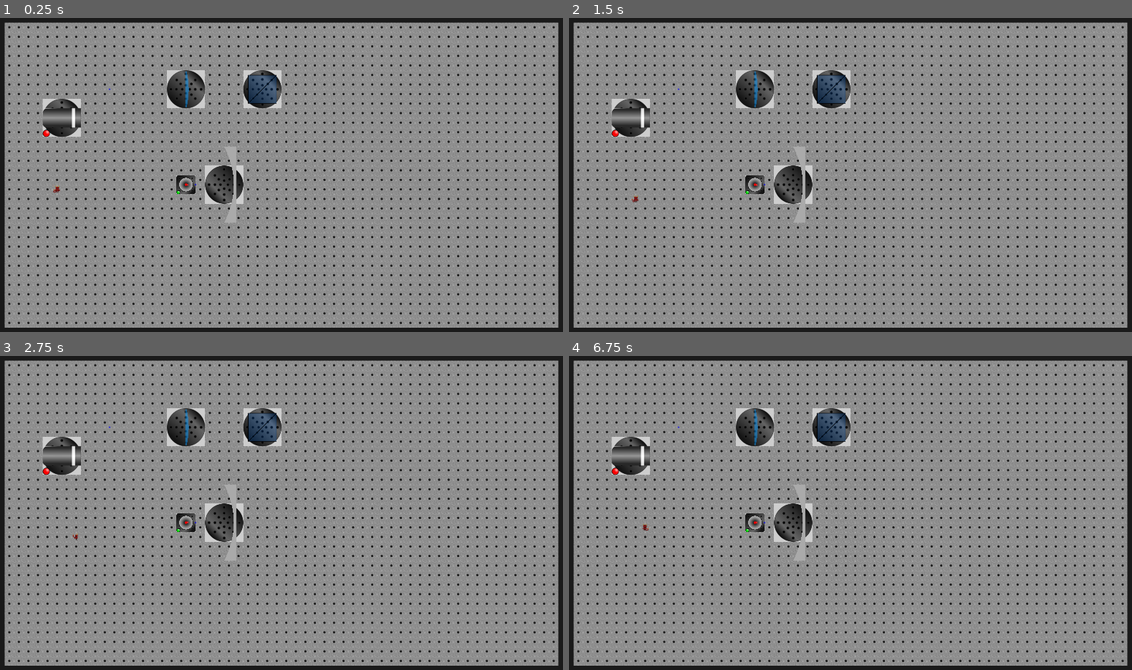
Above: before the commit, frames 1-4 (two rows, left to right).
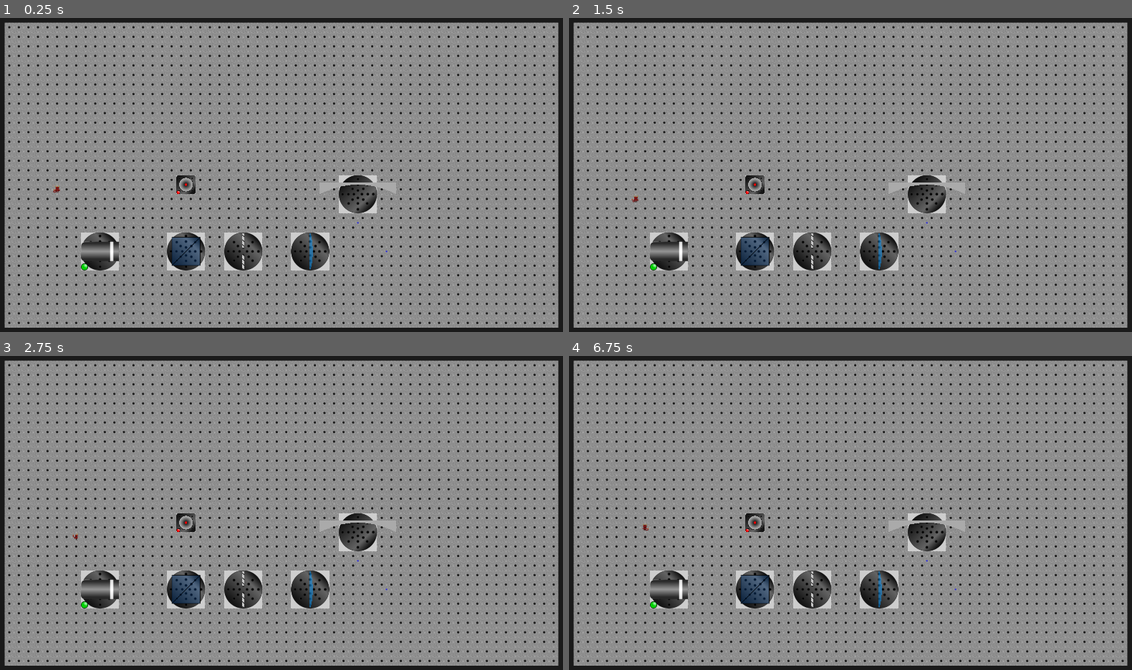
Above: after the commit, the same moments.

Repository: mbapplegate/maxwellDemon
Game: Godot game, scene res://worlds/test_world.tscn
Same seed, same stepped clock (60 frames per second), same inputs: the game is played once before the commit and once after it. The project has no main scene, so this scene is started directly.
Inputs:
- Up to frame 1 (0.25 s): no input
- Up to frame 2 (1.5 s): tap Enter at 0.5 s; hold Right (right) 0.53-1.28 s; hold Shift (pull) 0.53-1.28 s; tap Space (toggleEnergize) at 1.25 s; hold Down (down) from 1.28 s (still down); tap Q (rotateCCW) at 1.35 s
- Up to frame 3 (2.75 s): tap Enter at 2 s; release Down (down) at 2.03 s; hold Right (right) from 2.03 s (still down); hold E (rotateCW) from 2.03 s (still down)
- Up to frame 4 (6.75 s): tap Space (toggleEnergize) at 2.75, 2.85, 4.25, 5.85 s; release Right (right) at 2.78 s; release E (rotateCW) at 2.78 s; hold Up (up) 2.78-3.53 s; tap Enter at 3.5 s; hold Shift (pull) 3.53-4.28 s; hold Left (left) 3.53-5.03 s; tap Q (rotateCCW) at 4.35 s; hold Down (down) 5.03-5.78 s; hold E (rotateCW) 5.03-5.78 s; hold Right (right) 5.78-6.53 s; hold Up (up) from 6.53 s (still down); hold Shift (pull) from 6.53 s (still down)

The runs differ from the first frame. In frame 1, 7.1% of the frame differs, in the area x 7-71%, y 16-81%; in frame 2, 7.1%; in frame 3, 7.1%; in frame 4, 7.1%.

Commit message:
Added Iris. Discovered problem with light beam length

Diff:
--- /dev/null
+++ b/scenes/Iris/Iris.gd
@@ -0,0 +1,29 @@
+extends pushableObject
+
+@export var total_height = 256
+@export var aperture_width = 24
+@export var thickness = 8
+
+@onready var topShape = $Stage/TopPart/TopPartShape
+@onready var topTex = $Stage/TopPart/TopPartSprite
+@onready var botShape = $Stage/BotPart/BotPartShape
+@onready var botTex = $Stage/BotPart/BotPartSprite
+
+func _ready():
+	isEnergizeable = false
+	var shapeHt = (total_height - aperture_width) / 2.0
+	var shapeOffset = (shapeHt + aperture_width) / 2.0
+
+	topShape.position = Vector2(0,shapeOffset)
+	topShape.shape.size = Vector2(thickness,shapeHt)
+
+	botShape.position = Vector2(0,-shapeOffset)
+	botShape.shape.size = Vector2(thickness,shapeHt)
+	topTex.position = topShape.position
+	topTex.region_rect = Rect2(topShape.position,topShape.shape.size)
+
+	botTex.position = botShape.position
+	botTex.region_rect = Rect2(botShape.position,botShape.shape.size)
+
+func _ray_hit(photonObj:Object, _collPoint:Vector2, _collNormal:Vector2, _collider:Object):
+	photonObj.rayDying = true
--- /dev/null
+++ b/scenes/Iris/iris.tscn
@@ -0,0 +1,44 @@
+[gd_scene load_steps=6 format=3 uid="uid://b18q2fk6kxyef"]
+
+[ext_resource type="PackedScene" uid="uid://beic3gevjusuj" path="res://scenes/PushableObject/pushable_object.tscn" id="1_tnojq"]
+[ext_resource type="Script" path="res://scenes/Iris/Iris.gd" id="2_rb1hw"]
+[ext_resource type="Texture2D" uid="uid://dd2o1bvfafs6f" path="res://scenes/Iris/IrisTile_16x16.png" id="3_ws33i"]
+
+[sub_resource type="RectangleShape2D" id="RectangleShape2D_1cfuo"]
+size = Vector2(16, 48)
+
+[sub_resource type="RectangleShape2D" id="RectangleShape2D_2vg45"]
+size = Vector2(16, 48)
+
+[node name="Iris" instance=ExtResource("1_tnojq")]
+position = Vector2(114, 86)
+script = ExtResource("2_rb1hw")
+total_height = 256
+aperture_width = 24
+thickness = 8
+
+[node name="TopPart" type="StaticBody2D" parent="Stage" index="0"]
+
+[node name="TopPartShape" type="CollisionShape2D" parent="Stage/TopPart" index="0"]
+position = Vector2(0, 36)
+shape = SubResource("RectangleShape2D_1cfuo")
+
+[node name="TopPartSprite" type="Sprite2D" parent="Stage/TopPart" index="1"]
+texture_repeat = 2
+position = Vector2(0, -36)
+texture = ExtResource("3_ws33i")
+region_enabled = true
+region_rect = Rect2(0, 0, 16, 48)
+
+[node name="BotPart" type="StaticBody2D" parent="Stage" index="1"]
+
+[node name="BotPartShape" type="CollisionShape2D" parent="Stage/BotPart" index="0"]
+position = Vector2(0, -36)
+shape = SubResource("RectangleShape2D_2vg45")
+
+[node name="BotPartSprite" type="Sprite2D" parent="Stage/BotPart" index="1"]
+texture_repeat = 2
+position = Vector2(0, 36)
+texture = ExtResource("3_ws33i")
+region_enabled = true
+region_rect = Rect2(0, 0, 16, 48)
--- /dev/null
+++ b/scenes/Iris/irisTexture.svg
@@ -0,0 +1,72 @@
+<?xml version="1.0" encoding="UTF-8" standalone="no"?>
+<!-- Created with Inkscape (http://www.inkscape.org/) -->
+
+<svg
+   xmlns:dc="http://purl.org/dc/elements/1.1/"
+   xmlns:cc="http://creativecommons.org/ns#"
+   xmlns:rdf="http://www.w3.org/1999/02/22-rdf-syntax-ns#"
+   xmlns:svg="http://www.w3.org/2000/svg"
+   xmlns="http://www.w3.org/2000/svg"
+   xmlns:sodipodi="http://sodipodi.sourceforge.net/DTD/sodipodi-0.dtd"
+   xmlns:inkscape="http://www.inkscape.org/namespaces/inkscape"
+   width="210mm"
+   height="297mm"
+   viewBox="0 0 210 297"
+   version="1.1"
+   id="svg8"
+   inkscape:export-filename="C:\Users\Matthew\Documents\Godot\maxwellGithub\maxwellDemon\scenes\Iris\IrisTile_16x16.png"
+   inkscape:export-xdpi="96.18"
+   inkscape:export-ydpi="96.18"
+   inkscape:version="0.92.5 (2060ec1f9f, 2020-04-08)"
+   sodipodi:docname="irisTexture.svg">
+  <defs
+     id="defs2" />
+  <sodipodi:namedview
+     id="base"
+     pagecolor="#ffffff"
+     bordercolor="#666666"
+     borderopacity="1.0"
+     inkscape:pageopacity="0.0"
+     inkscape:pageshadow="2"
+     inkscape:zoom="44.8"
+     inkscape:cx="183.06816"
+     inkscape:cy="829.5521"
+     inkscape:document-units="mm"
+     inkscape:current-layer="layer1"
+     showgrid="false"
+     inkscape:window-width="3840"
+     inkscape:window-height="2066"
+     inkscape:window-x="-11"
+     inkscape:window-y="-11"
+     inkscape:window-maximized="1" />
+  <metadata
+     id="metadata5">
+    <rdf:RDF>
+      <cc:Work
+         rdf:about="">
+        <dc:format>image/svg+xml</dc:format>
+        <dc:type
+           rdf:resource="http://purl.org/dc/dcmitype/StillImage" />
+        <dc:title></dc:title>
+      </cc:Work>
+    </rdf:RDF>
+  </metadata>
+  <g
+     inkscape:label="Layer 1"
+     inkscape:groupmode="layer"
+     id="layer1">
+    <rect
+       style="fill:#c8c8c8;fill-opacity:1;stroke:none;stroke-width:0.13229166;stroke-linecap:butt;stroke-linejoin:bevel;stroke-miterlimit:4;stroke-dasharray:none;stroke-dashoffset:0;stroke-opacity:1"
+       id="rect815"
+       width="4.2333331"
+       height="4.2333331"
+       x="42.495853"
+       y="73.429039" />
+    <path
+       style="fill:none;stroke:#000000;stroke-width:0.5291667;stroke-linecap:round;stroke-linejoin:miter;stroke-miterlimit:4;stroke-dasharray:none;stroke-opacity:1"
+       d="m 42.767523,73.694804 3.684087,3.695893"
+       id="path817"
+       inkscape:connector-curvature="0"
+       sodipodi:nodetypes="cc" />
+  </g>
+</svg>
--- a/scenes/LightPacket/light_packet.gd
+++ b/scenes/LightPacket/light_packet.gd
@@ -6,7 +6,7 @@
 #@onready var circ2 = $DEBUG2
 
 const SPEED = 450
-const LEN = 125
+const LEN = 75
 const RAY_ENERGY_CUTOFF = .1
 
 @export var propDir:Vector2 = Vector2(1,0)
--- a/worlds/test_world.tscn
+++ b/worlds/test_world.tscn
@@ -9,6 +9,7 @@
 [ext_resource type="PackedScene" uid="uid://2ai0r6raovox" path="res://scenes/LaserSource/laser_source.tscn" id="8_a3hu6"]
 [ext_resource type="PackedScene" uid="uid://b6navnb20xork" path="res://scenes/Lens_PlanoConvex/lens_plano_convex.tscn" id="8_t0pox"]
 [ext_resource type="PackedScene" uid="uid://catkndynfd4s5" path="res://scenes/ParabolicMirror/parabolic_mirror.tscn" id="9_fpswf"]
+[ext_resource type="PackedScene" uid="uid://b18q2fk6kxyef" path="res://scenes/Iris/iris.tscn" id="9_l7d0q"]
 
 [sub_resource type="TileSetAtlasSource" id="TileSetAtlasSource_3e3qs"]
 resource_name = "Table"
@@ -51,18 +52,26 @@
 angleRange = Vector2(-0.25, 0.25)
 rayColor = Vector3(1, 0, 0)
 isRotatable = false
+isEnergized = false
 
 [node name="LensPlanoConvex" parent="." instance=ExtResource("8_t0pox")]
-position = Vector2(632, 256)
+position = Vector2(1040, 808)
 LENS_HEIGHT = 120
 
 [node name="BeamSplitter" parent="." instance=ExtResource("8_78hy1")]
-position = Vector2(904, 248)
+position = Vector2(624, 808)
 
 [node name="LaserSource" parent="." instance=ExtResource("8_a3hu6")]
-position = Vector2(216, 352)
+position = Vector2(360, 808)
+numRaysPerTimeout = 2
+isEnergized = true
 
 [node name="parabolicMirror" parent="." instance=ExtResource("9_fpswf")]
-position = Vector2(768, 576)
+position = Vector2(1224, 616)
 mirrorHeight = 256.0
-initialAngle = 180.0
+initialAngle = 90.0
+
+[node name="Iris" parent="." instance=ExtResource("9_l7d0q")]
+position = Vector2(832, 808)
+total_height = 120
+isEnergizeable = false
Binary file added: scenes/Iris/IrisTile_16x16.png
Not shown, added: scenes/Iris/IrisTile_16x16.png.import
Not shown: 1 places in worlds/test_world.tscn that only renumber resources
